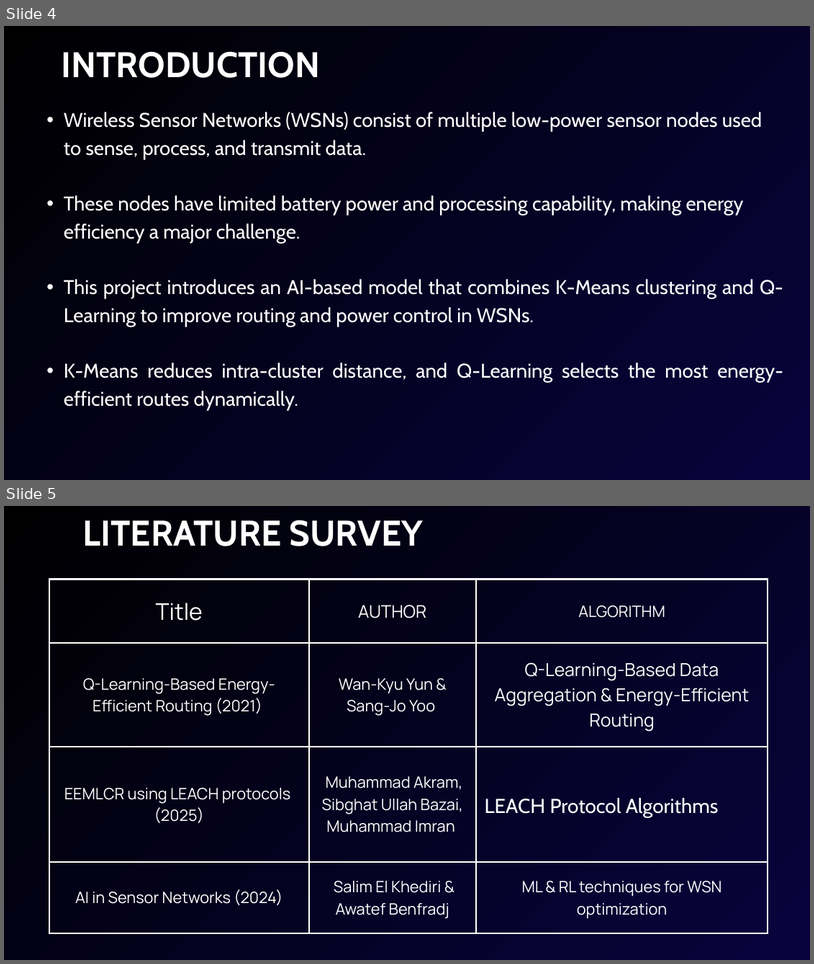
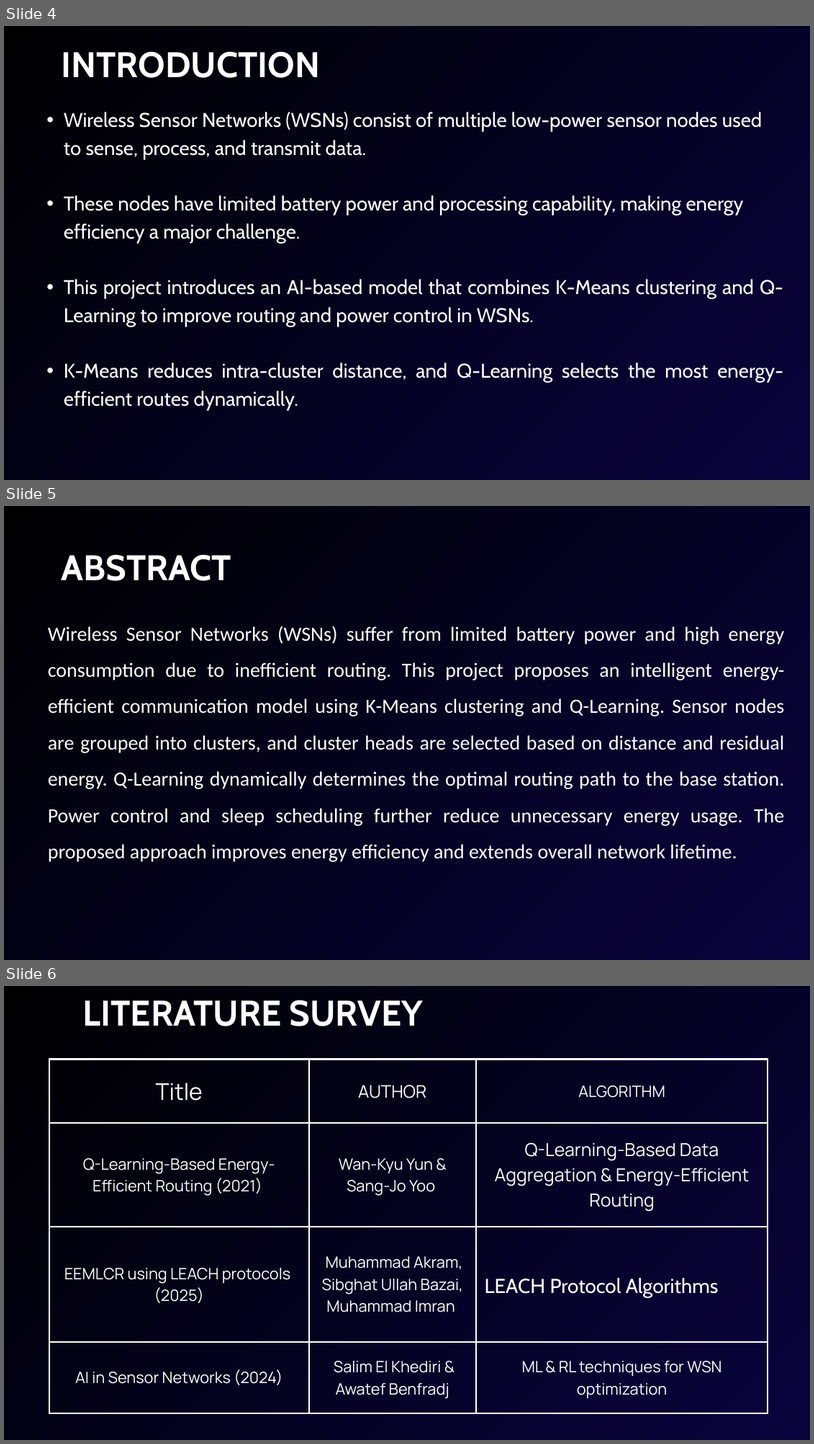
Before and after one commit to Reena-senthilkumar/Major-project-, a slide deck: INTRODUCTION (1).pptx. Shown one above the other, each under a label of ours: slides 4 and 5 before the commit, slides 4, 5 and 6 after it. The pictures are 814x964 and 814x1444 pixels, drawn with LibreOffice and Linux fonts; fonts in the diff are those of the drawing. Boxes give left, top, right and bottom in pixels: in the first picture for what was removed or moved away, otherwise in the second. Text is boxed around its words. In the diff, an @@ line names an element or a change of style, - is before the commit and + after.

```diff
--- a/INTRODUCTION (1).pptx
+++ b/INTRODUCTION (1).pptx
@@ slide 5 added at (4, 506, 810, 960), background gradient #000000 to #09033D @@
@@ text added at (62, 554, 232, 581), 63.5 pt, text #FFFFFF, bold @@
+ABSTRACT
@@ text added at (48, 626, 785, 862), 36 pt, text #FFFFFF @@
+  Wireless Sensor Networks (WSNs) suffer from limited battery power and high energy consumption due to inefficient routing. This project proposes an intelligent energy-efficient communication model using K-Means clustering and Q-Learning. Sensor nodes are grouped into clusters, and cluster heads are selected based on distance and residual energy. Q-Learning dynamically determines the optimal routing path to the base station. Power control and sleep scheduling further reduce unnecessary energy usage. The proposed approach improves energy efficiency and extends overall network lifetime.
@@ what was slide 5 is now slide 6 @@
```
Also in this commit, not shown: 3 slides changed, 1 other slide added.
